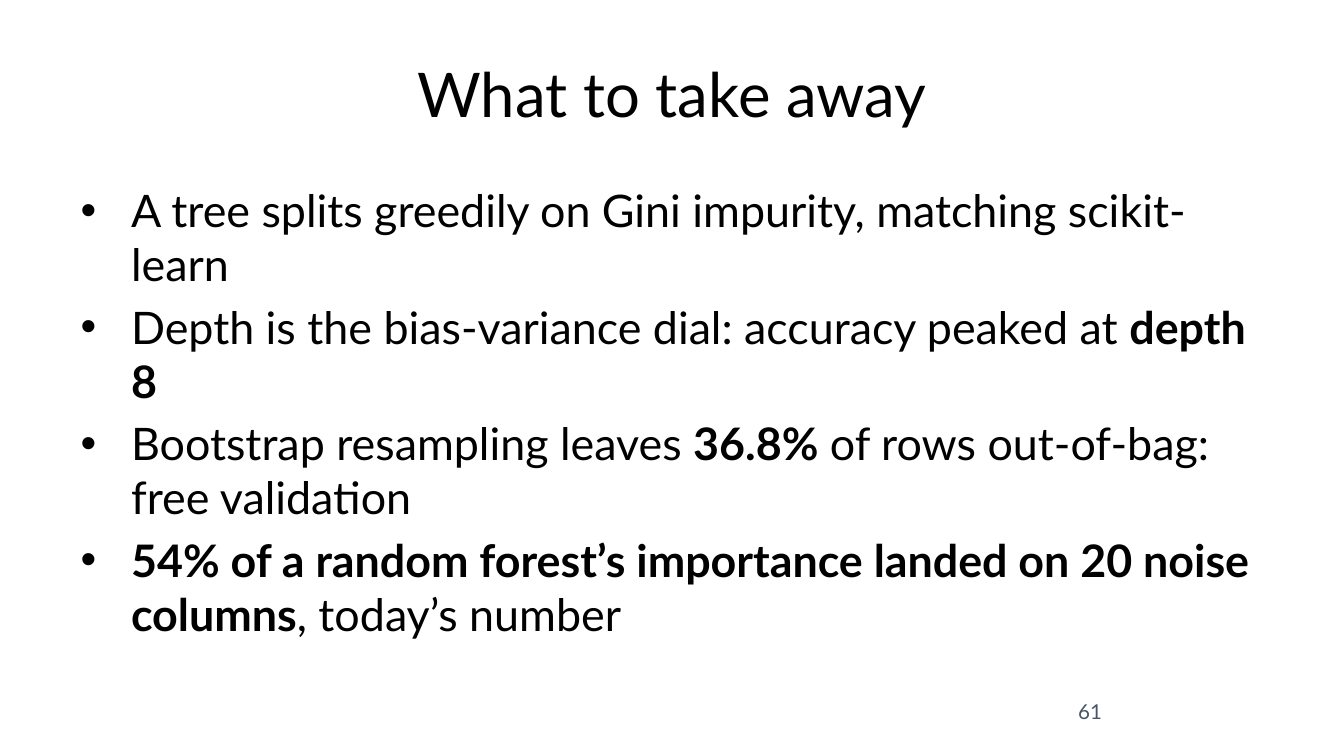
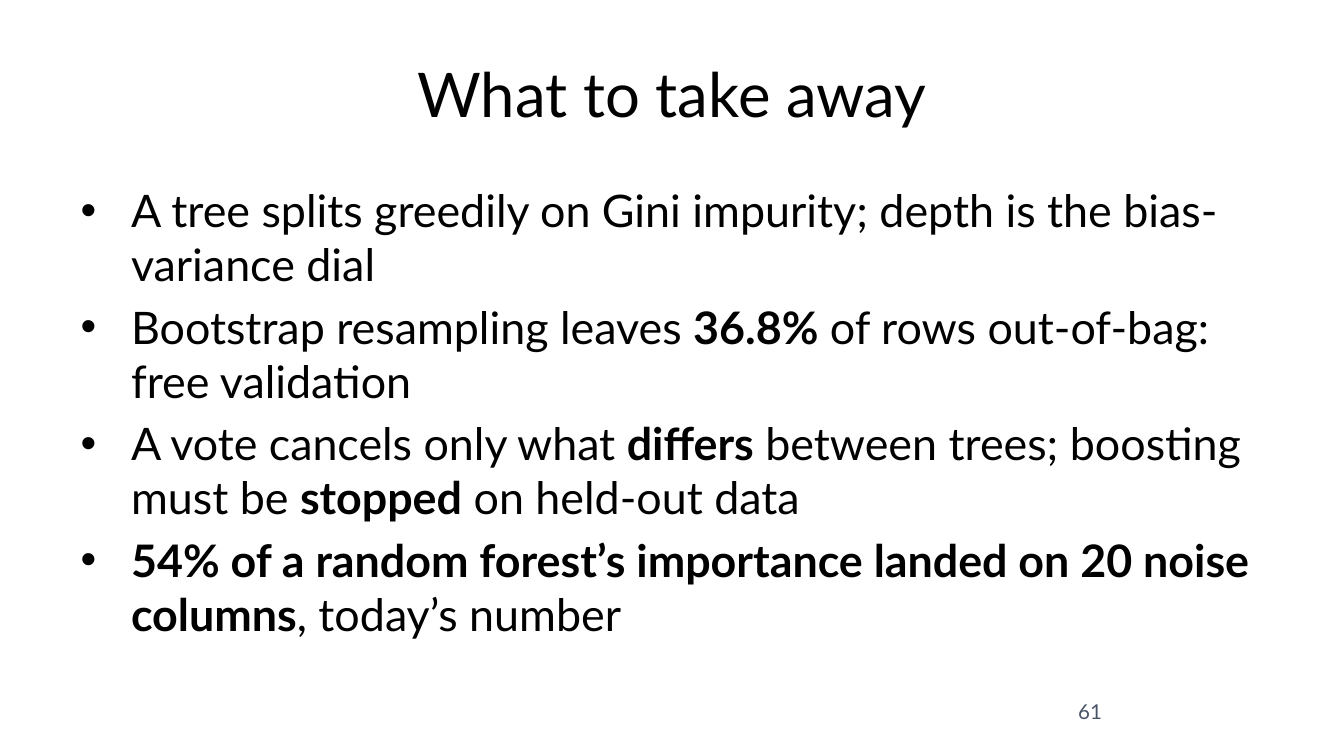
Before and after one commit to fabioantonini/technologies-for-artificial-intelligence, a slide deck: slide 61 of Lessons/07_trees_and_ensembles/Slides/trees_and_ensembles_slides.pptx. Drawn at 1344x756 pixels with LibreOffice and Linux fonts; fonts in the diff are those of the drawing; background and template pictures are left out. Boxes give left, top, right and bottom in pixels: in the first picture for what was removed or moved away, otherwise in the second. Text is boxed around its words. In the diff, an @@ line names an element or a change of style, - is before the commit and + after.

```diff
--- a/Lessons/07_trees_and_ensembles/Slides/trees_and_ensembles_slides.pptx
+++ b/Lessons/07_trees_and_ensembles/Slides/trees_and_ensembles_slides.pptx
@@ text at [131, 194, 1217, 282]: text changed @@
-• A tree splits greedily on Gini impurity, matching scikit-learn
-• Depth is the bias-variance dial: accuracy peaked at depth 8
+• A tree splits greedily on Gini impurity; depth is the bias-variance dial
@@ text at [131, 426, 1241, 522]: paragraph added @@
+• A vote cancels only what differs between trees; boosting must be stopped on held-out data
```
Also in this commit, not shown: 8 other slides changed, 14 other files.
